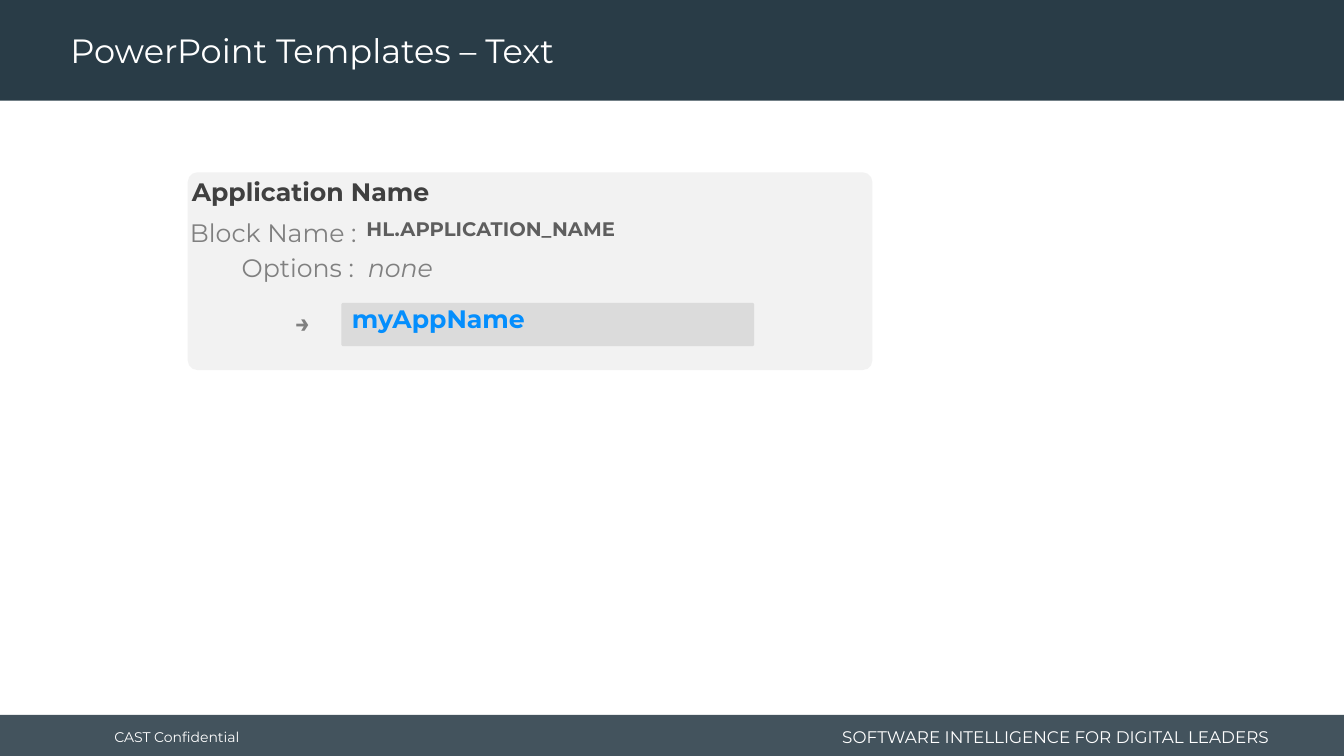
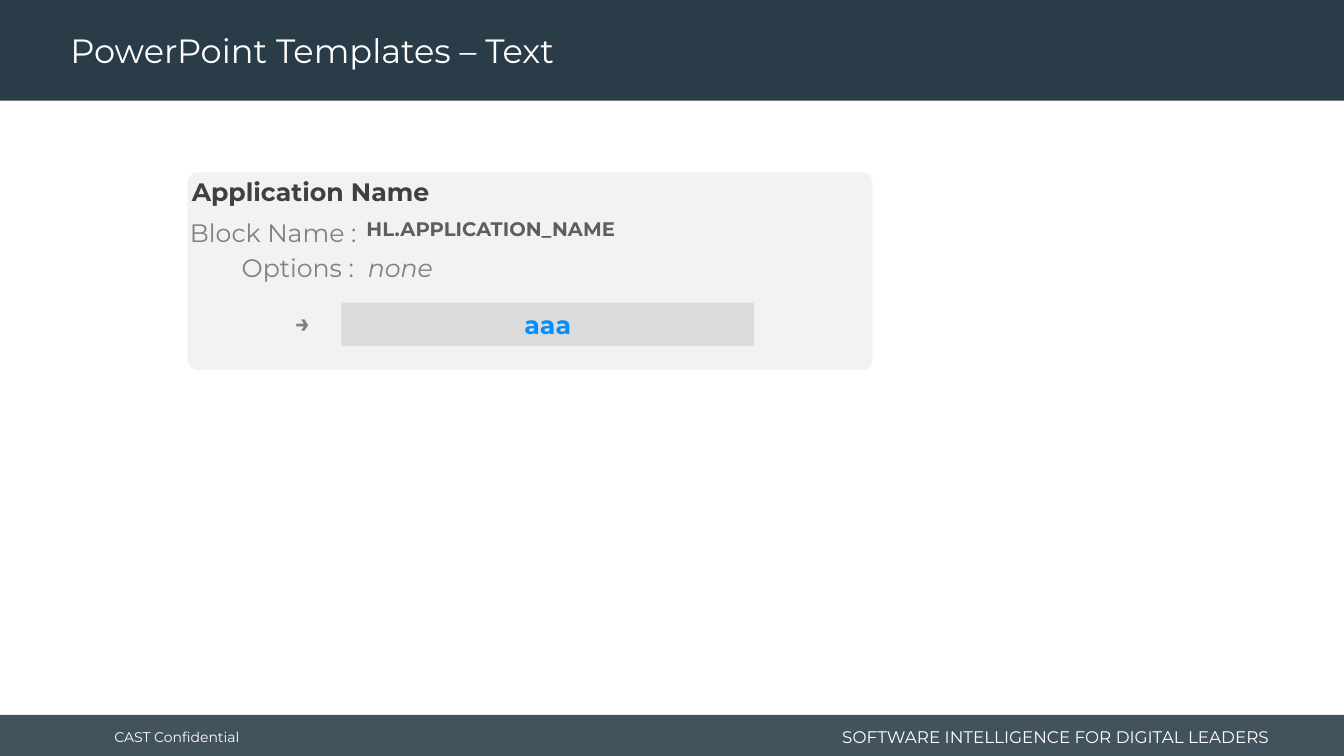
Before and after one commit to CAST-projects/CAST-ReportGenerator, a slide deck: slide 12 of CastReporting.Reporting.Core/Templates/Application/Component library/Highlight/1- Powerpoint-HL-components-library.pptx. Drawn at 1344x756 pixels with LibreOffice and Linux fonts; fonts in the diff are those of the drawing; background and template pictures are left out. Boxes give left, top, right and bottom in pixels: in the first picture for what was removed or moved away, otherwise in the second. Text is boxed around its words. In the diff, an @@ line names an element or a change of style, - is before the commit and + after.

```diff
--- a/CastReporting.Reporting.Core/Templates/Application/Component library/Highlight/1- Powerpoint-HL-components-library.pptx
+++ b/CastReporting.Reporting.Core/Templates/Application/Component library/Highlight/1- Powerpoint-HL-components-library.pptx
@@ text removed at bbox=[352, 310, 525, 333] @@
-myAppName
@@ text in rounded rectangle at bbox=[524, 320, 571, 334]: text added @@
+aaa
```
Also in this commit, not shown: 1 other slide changed, 15 other files.
